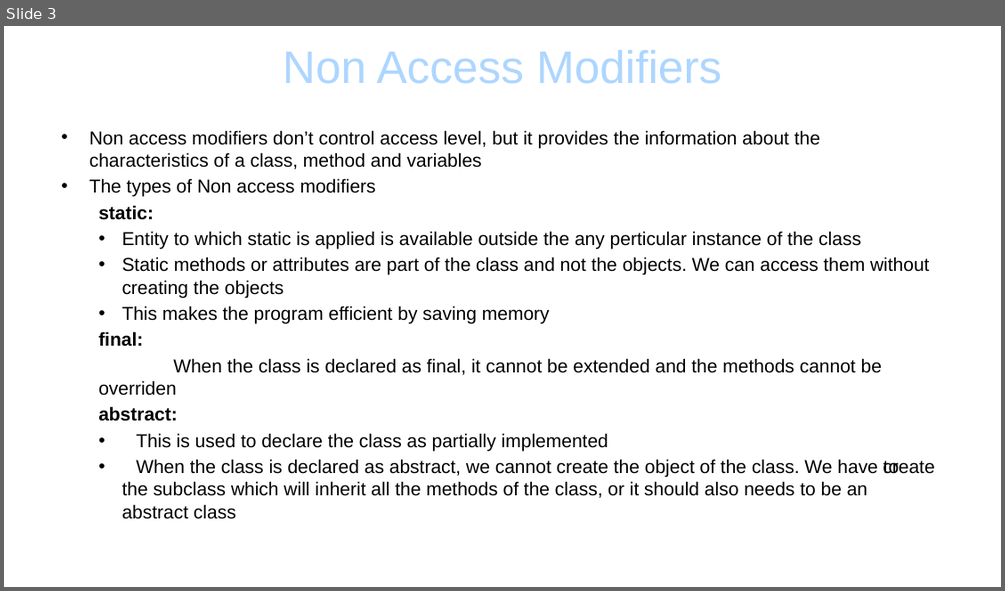
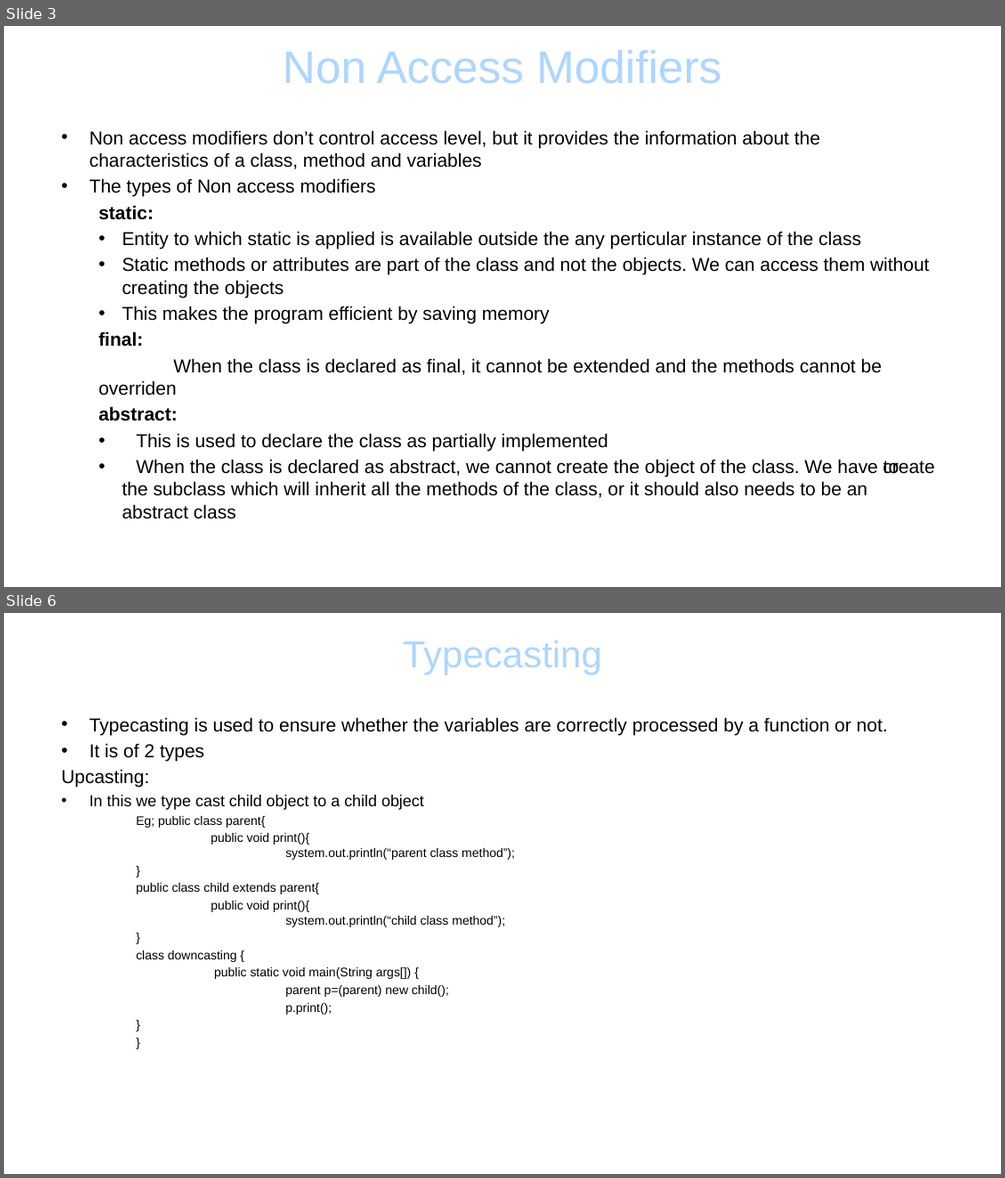
Before and after one commit to lanceqa81/Notes, a slide deck: ADVANCED JAVA.pptx. Shown one above the other, each under a label of ours: slide 3 before the commit, slides 3 and 6 after it; the slides between them are not shown. The pictures are 1005x591 and 1005x1178 pixels, drawn with LibreOffice and Linux fonts; fonts in the diff are those of the drawing; background and template pictures are left out. Boxes give left, top, right and bottom in pixels: in the first picture for what was removed or moved away, otherwise in the second. Text is boxed around its words. In the diff, an @@ line names an element or a change of style, - is before the commit and + after.

```diff
--- a/ADVANCED JAVA.pptx
+++ b/ADVANCED JAVA.pptx
@@ slide 6 added at [4, 613, 1001, 1174], background picture (left out) @@
@@ title added at [403, 641, 602, 674], 36 pt, text #ADD6FF @@
+Typecasting
@@ text added at [61, 717, 888, 1014], 12 pt, text #000000 @@
+• Typecasting is used to ensure whether the variables are correctly processed by a function or not.
+• It is of 2 types
+Upcasting:
+• In this we type cast child object to a child object
+    Eg; public class parent{
+    public void print(){
+    system.out.println(“parent class method”);
+    }
+    public class child extends parent{
+    public void print(){
+    system.out.println(“child class method”);
+    }
+    class downcasting {
+    public static void main(String args[]) {
+    parent p=(parent) new child();
+    p.print();
+    }
+    }
```
Also in this commit, not shown: 3 slides changed, 1 other slide added.
